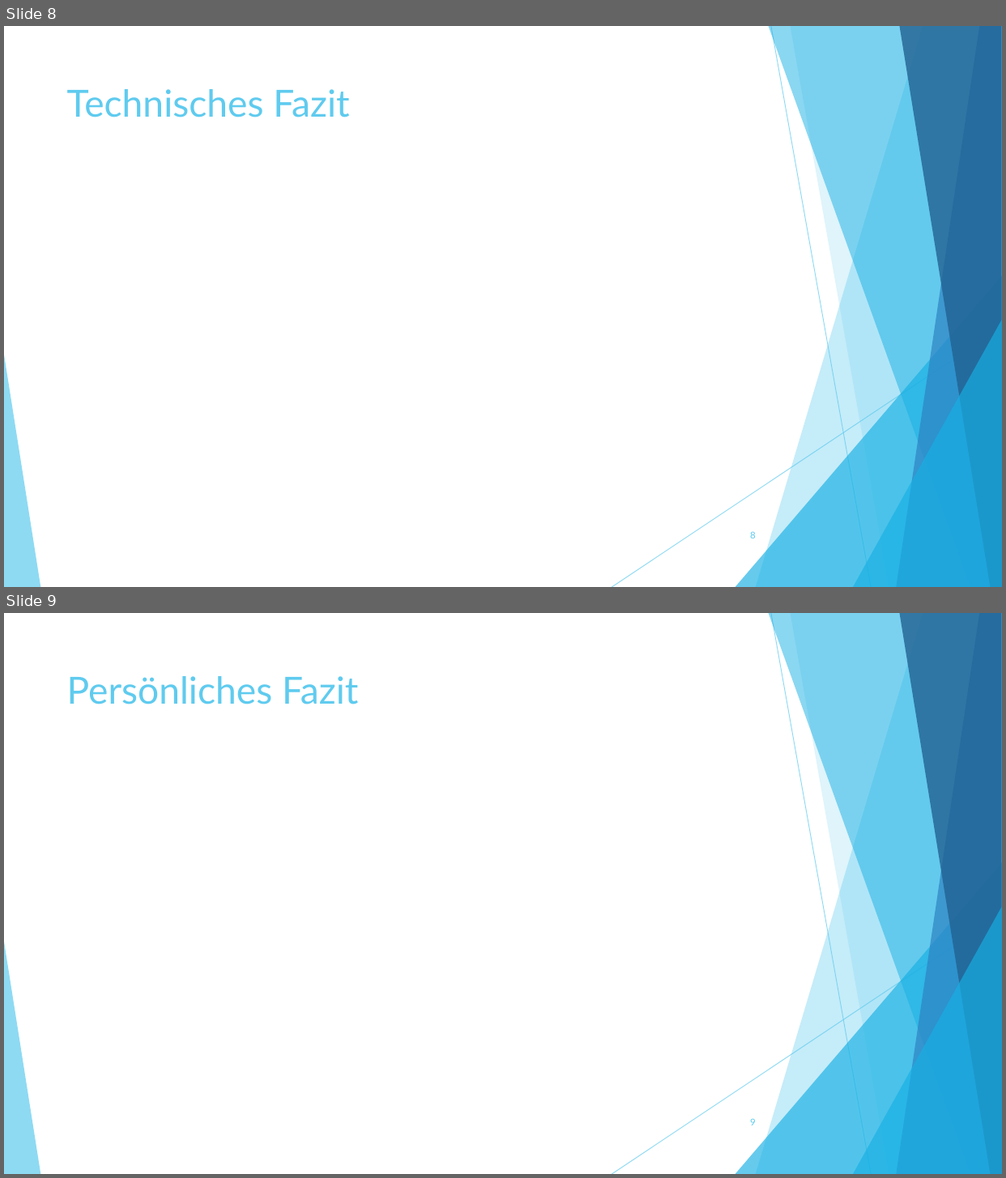
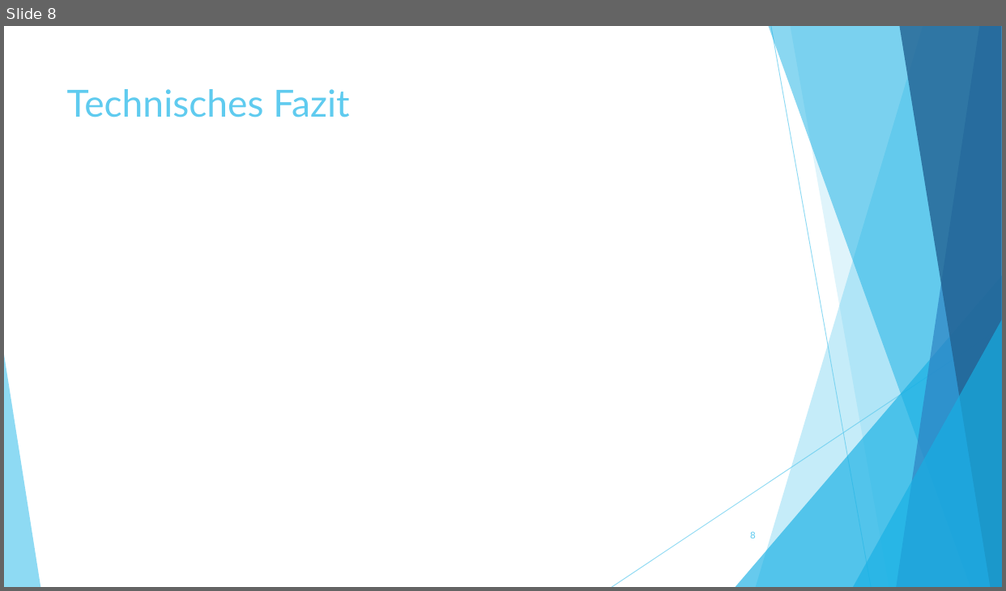
Before and after one commit to SaschaSaegesser/pcp-lua, a slide deck: Lua.pptx. Shown one above the other, each under a label of ours: slides 8 and 9 before the commit, slide 8 after it. The pictures are 1006x1178 and 1006x591 pixels, drawn with LibreOffice and Linux fonts; fonts in the diff are those of the drawing. Boxes give left, top, right and bottom in pixels: in the first picture for what was removed or moved away, otherwise in the second. Text is boxed around its words. In the diff, an @@ line names an element or a change of style, - is before the commit and + after.

Commit message:
Removed 2nd fazits page lul

```diff
--- a/Lua.pptx
+++ b/Lua.pptx
@@ slide 9 removed at (4,613,1002,1174), background #FFFFFF; not listed: 10 template elements that a slide beside it also shows @@
@@ title removed at (67,676,358,705) @@
-Persönliches Fazit
@@ page number removed at (750,1118,756,1126) @@
-9
```
Also in this commit, not shown: 1 slide added, 1 other slide removed.
